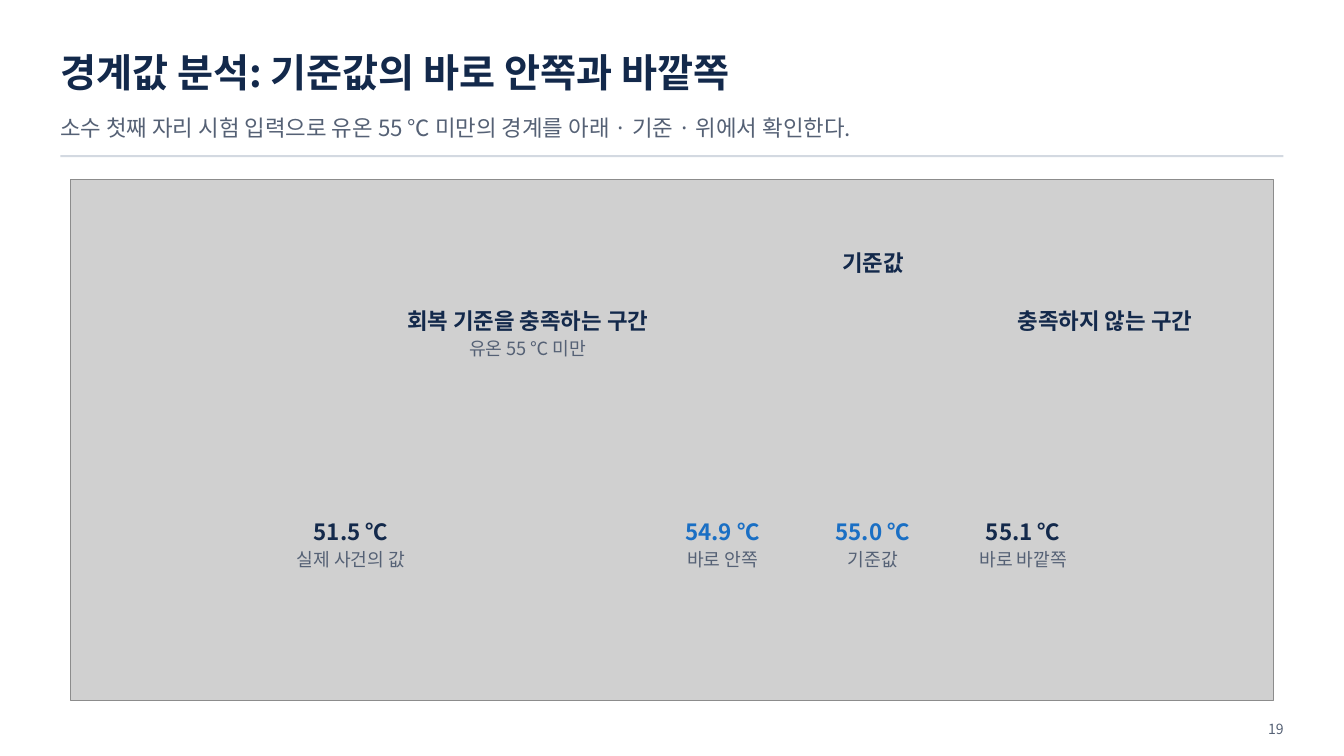
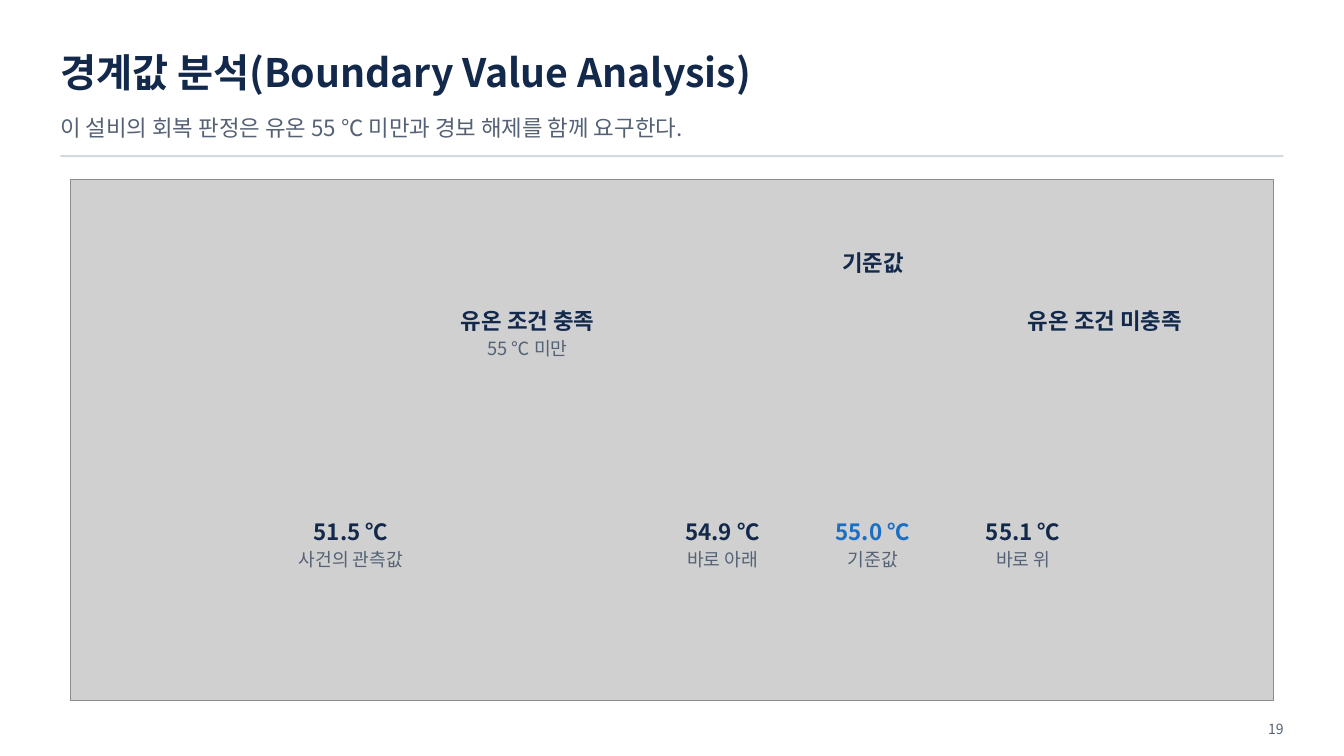
Before and after one commit to uengine-oss/hyd-iot-edu, a slide deck: slide 19 of workspace/강의제작/산출물/통합반/이론/08회차/통합반_08일차.pptx. Drawn at 1344x756 pixels with LibreOffice and Linux fonts; fonts in the diff are those of the drawing; grey boxes stand for pictures. Boxes give left, top, right and bottom in pixels: in the first picture for what was removed or moved away, otherwise in the second. Text is boxed around its words. In the diff, an @@ line names an element or a change of style, - is before the commit and + after.

Commit message:
통합반 8회차 13~23장 현재 시험에 맞춘 덱과 대본을 검토 중 상태로 보존

```diff
--- a/workspace/강의제작/산출물/통합반/이론/08회차/통합반_08일차.pptx
+++ b/workspace/강의제작/산출물/통합반/이론/08회차/통합반_08일차.pptx
@@ text at bbox=[60, 54, 751, 96]: text changed @@
-경계값 분석: 기준값의 바로 안쪽과 바깥쪽
+경계값 분석(Boundary Value Analysis)
@@ text at bbox=[60, 117, 683, 138]: text changed @@
-소수 첫째 자리 시험 입력으로 유온 55 ℃ 미만의 경계를 아래 · 기준 · 위에서 확인한다.
+이 설비의 회복 판정은 유온 55 ℃ 미만과 경보 해제를 함께 요구한다.
@@ text at bbox=[461, 310, 594, 357]: text changed @@
-회복 기준을 충족하는 구간
-유온 55 ℃ 미만
+유온 조건 충족
+55 ℃ 미만
@@ text at bbox=[1028, 310, 1182, 331]: text changed @@
-충족하지 않는 구간
+유온 조건 미충족
@@ text at bbox=[685, 522, 759, 541]: text colour #1A6FC4 to #13294B in "54.9 ℃" @@
@@ text at bbox=[299, 551, 403, 568]: text changed @@
-실제 사건의 값
+사건의 관측값
@@ text at bbox=[687, 551, 757, 568]: text changed @@
-바로 안쪽
+바로 아래
@@ text at bbox=[996, 551, 1050, 568]: text changed @@
-바로 바깥쪽
+바로 위
```
Also in this commit, not shown: 7 other slides changed, 3 slides added, 3 slides removed, 5 other files.
